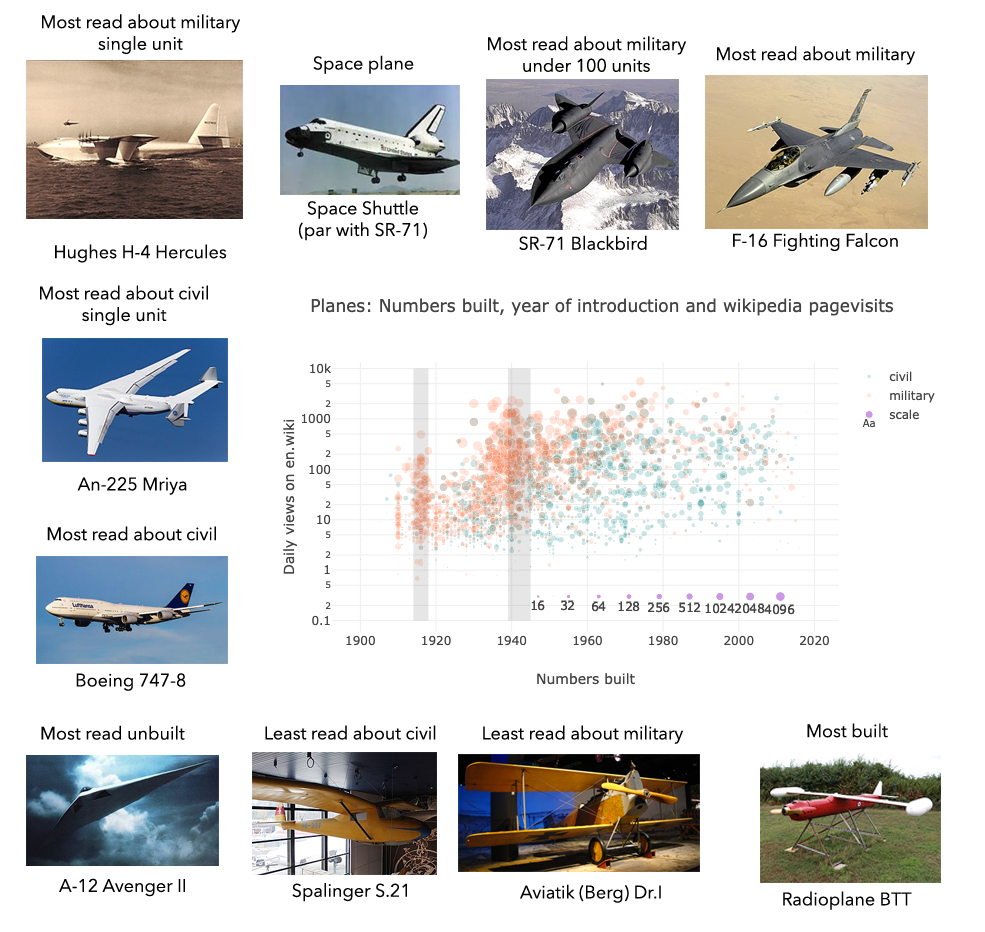
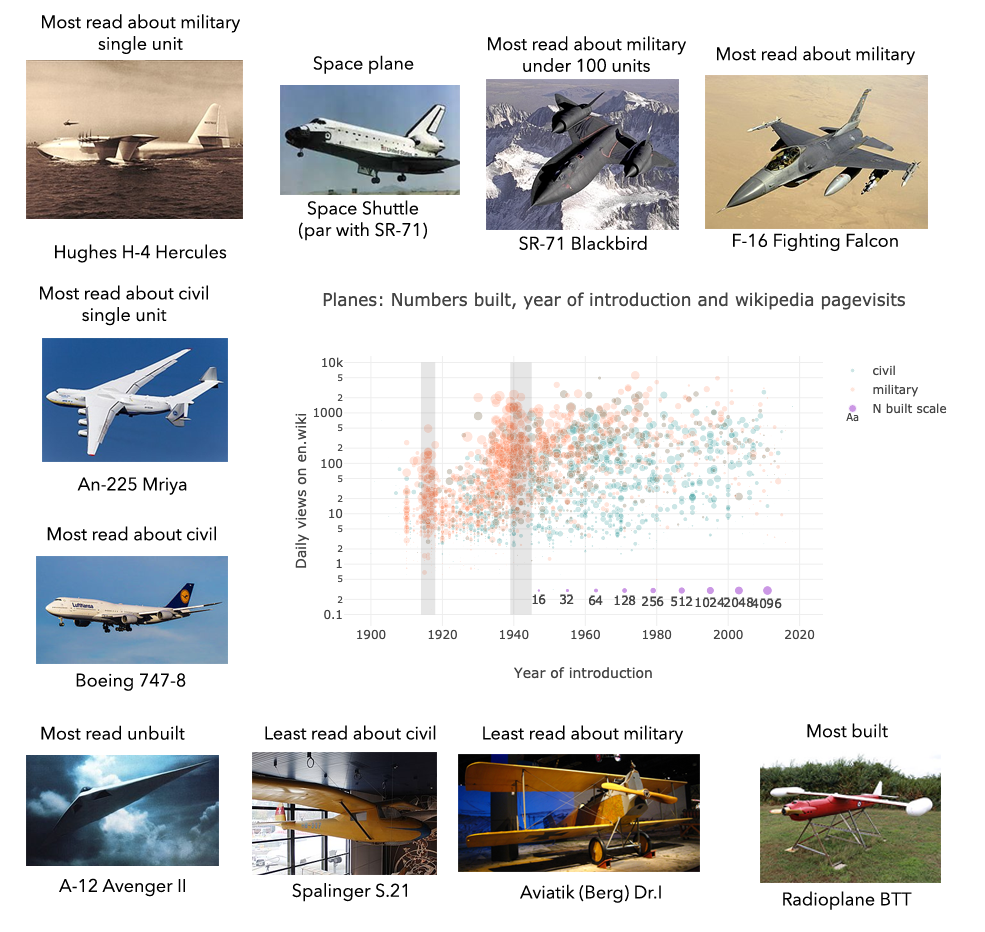
Layered file, before and after one edit (985 x 932). Changes by layer:
hid "newplot (12)" over (283, 292, 947, 685)
added layer "Layer 17" above "Layer 16" over (283, 292, 947, 685)
